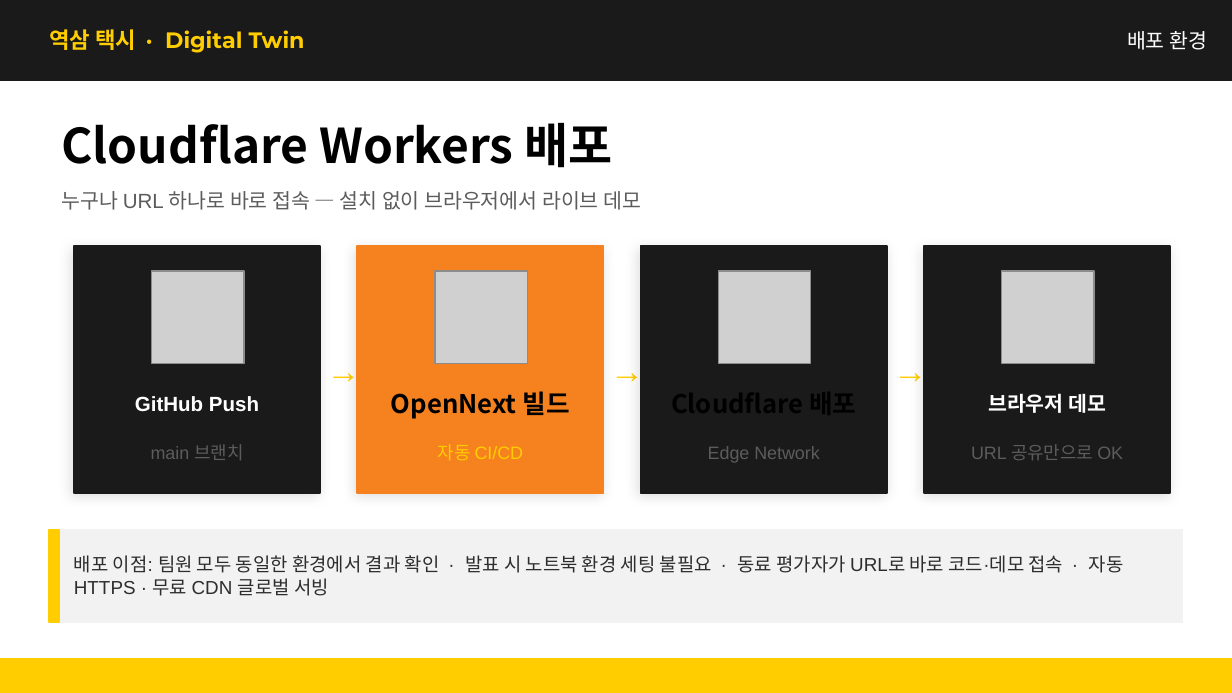
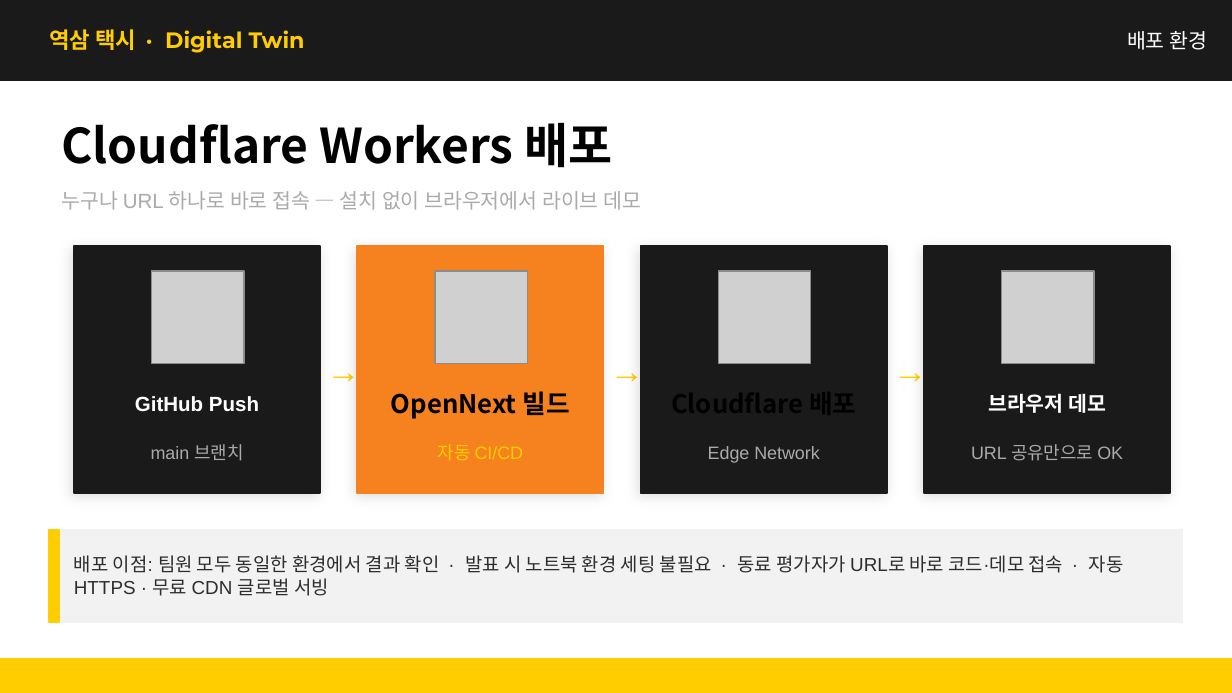
Before and after one commit to kimcanal/yeoksam-taxi, a slide deck: slide 6 of public/a-eye-presentation/A-Eye_midterm_data_collection_forecast.pptx. Drawn at 1232x693 pixels with LibreOffice and Linux fonts; fonts in the diff are those of the drawing; grey boxes stand for pictures. Boxes give left, top, right and bottom in pixels: in the first picture for what was removed or moved away, otherwise in the second. Text is boxed around its words. In the diff, an @@ line names an element or a change of style, - is before the commit and + after.

```diff
--- a/public/a-eye-presentation/A-Eye_midterm_data_collection_forecast.pptx
+++ b/public/a-eye-presentation/A-Eye_midterm_data_collection_forecast.pptx
@@ text colour #5C5C5C to #AAAAAA in 4 elements at [62,191,641,210], [151,444,243,461], [708,446,819,463], [971,444,1123,461] @@
```
Also in this commit, not shown: 10 other slides changed.
